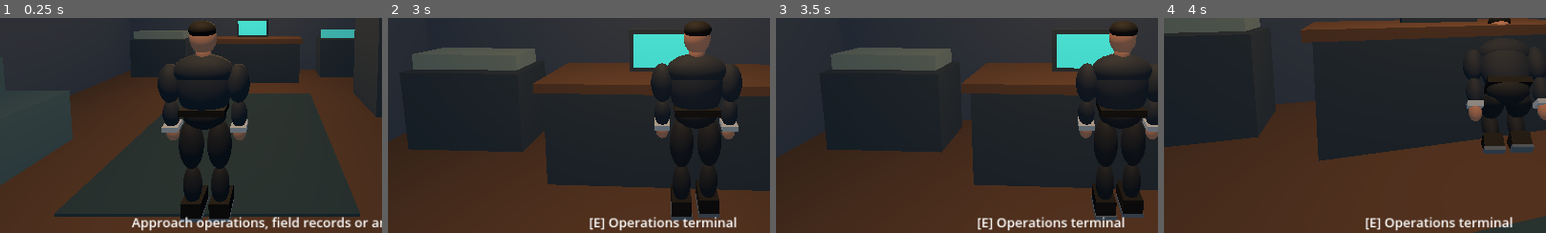
Above: before the commit, frames 1-4 (left to right).
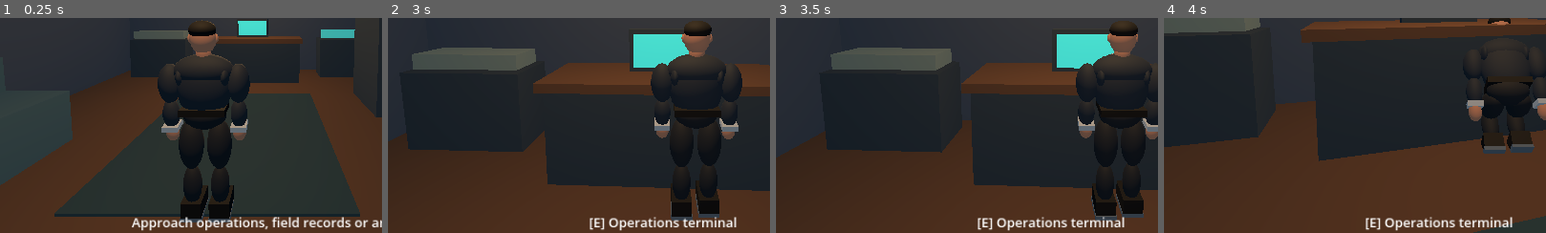
Above: after the commit, the same moments.

Repository: evilsysadmin/ShadowOps-black-protocol
Game: Godot game, scene res://scenes/safehouse.tscn
Two runs of this game, one before a commit and one after it. Both use one fixed random seed, a clock stepped at 60 frames per second and the inputs below.
Inputs (mouse positions are % of the whole screen's width and height, from its top left):
- Up to frame 1 (0.25 s): no input
- Up to frame 2 (3 s): tap Enter at 0.5 s; move the mouse to (55, 50) at 0.52 s; hold W from 0.53 s (still down); tap R at 0.6 s; click (55, 50) at 0.67 s; move the mouse to (45, 50) at 1.27 s; tap C at 1.35 s; move the mouse to (52, 48) at 2.02 s; tap F at 2.1 s; move the mouse to (49, 52) at 2.77 s; tap Q at 2.85 s; click (49, 52) at 2.92 s
- Up to frame 3 (3.5 s): keep holding W
- Up to frame 4 (4 s): keep holding W; move the mouse to (57, 51) at 3.52 s; hold Ctrl from 3.53 s (still down)
The pictures show only the part of the screen within x 14-64%, y 45-95%; the shares and areas given below are measured in that part.

The runs differ from the first frame. In frame 1, less than 0.1% of the frame differs, in the area x 45-60%, y 7-30%; in frame 2, less than 0.1%; in frame 3, less than 0.1%; in frame 4, less than 0.1%.

Commit message:
feat: differentiated procedural character outfits

Diff:
--- a/scripts/agent.gd
+++ b/scripts/agent.gd
@@ -134,7 +134,7 @@
 func build_model() -> void:
 	model = VisualRig.new()
 	add_child(model)
-	model.build(SUIT, TROUSERS)
+	model.build(SUIT, TROUSERS, false, Campaign.deployment_equipment if field_mode and Campaign.equipment_active(Campaign.deployment_equipment) else "")
 
 func _unhandled_input(event: InputEvent) -> void:
 	if not controls_enabled:
--- a/scripts/character_visual.gd
+++ b/scripts/character_visual.gd
@@ -13,8 +13,9 @@
 var shot_pose := 0.0
 var reload_pose := 0.0
 var held_prop: Node3D
+var outfit: Node3D
 
-func build(uniform: Color, trousers: Color, security := false) -> void:
+func build(uniform: Color, trousers: Color, security := false, equipment := "") -> void:
 	var cloth := make_material(uniform)
 	var pants := make_material(trousers)
 	var skin := make_material(Color(0.58, 0.39, 0.29))
@@ -32,11 +33,25 @@
 	ellipsoid(torso, Vector3(0, 0.76, 0), Vector3(0.235, 0.29, 0.235), skin)
 	ellipsoid(torso, Vector3(0, 0.83, 0.025), Vector3(0.24, 0.16, 0.23), leather)
 	ellipsoid(torso, Vector3(0, 0.74, -0.111), Vector3(0.055, 0.07, 0.065), skin)
+	# Low-poly facial and clothing accents, readable from close camera views.
+	var dark := make_material(Color(0.12, 0.10, 0.09))
+	for side in [-1.0, 1.0]:
+		ellipsoid(torso, Vector3(side * 0.116, 0.755, 0.006), Vector3(0.035, 0.073, 0.04), skin)
+		ellipsoid(torso, Vector3(side * 0.047, 0.779, -0.112), Vector3(0.035, 0.015, 0.017), dark)
+		ellipsoid(torso, Vector3(side * 0.19, 0.43, 0), Vector3(0.09, 0.19, 0.29), cloth)
+	cuboid(torso, Vector3(0, 0.699, -0.111), Vector3(0.055, 0.009, 0.012), dark)
 	if security:
 		cuboid(torso, Vector3(-0.13, 0.45, -0.157), Vector3(0.075, 0.09, 0.02), trim)
+		cuboid(torso, Vector3(0, 0.37, 0.17), Vector3(0.29, 0.28, 0.08), leather)
+		cuboid(torso, Vector3(0, 0.832, -0.14), Vector3(0.22, 0.025, 0.13), leather)
 		ellipsoid(torso, Vector3(0, 0.85, 0), Vector3(0.29, 0.11, 0.29), cloth)
 	else:
 		cuboid(torso, Vector3(0, 0.49, -0.155), Vector3(0.115, 0.20, 0.025), shirt)
+		for side in [-1.0, 1.0]:
+			var lapel := joint(torso, Vector3(side * 0.085, 0.47, -0.164))
+			lapel.rotation.z = side * 0.28
+			cuboid(lapel, Vector3.ZERO, Vector3(0.065, 0.21, 0.025), leather)
+		cuboid(torso, Vector3(0, 0.43, -0.178), Vector3(0.036, 0.17, 0.025), dark)
 	for side in [-1.0, 1.0]:
 		var thigh := joint(hips, Vector3(side * 0.125, 0, 0))
 		thighs.append(thigh)
@@ -59,6 +74,22 @@
 	cuboid(held_prop, Vector3(0, -0.075, 0), Vector3(0.065, 0.22, 0.10), trim)
 	cuboid(held_prop, Vector3(0, 0.015, 0.025), Vector3(0.065, 0.10, 0.09), leather)
 	held_prop.hide()
+	outfit = joint(torso, Vector3.ZERO)
+	outfit.name = "FieldOutfit"
+	match equipment:
+		"light_armor":
+			cuboid(outfit, Vector3(0, 0.36, -0.19), Vector3(0.36, 0.32, 0.095), leather)
+			cuboid(outfit, Vector3(0, 0.36, 0.18), Vector3(0.37, 0.34, 0.09), leather)
+			for side in [-1.0, 1.0]:
+				cuboid(outfit, Vector3(side * 0.16, 0.55, 0), Vector3(0.065, 0.055, 0.34), trim)
+		"utility_rig":
+			for side in [-1.0, 1.0]:
+				cuboid(outfit, Vector3(side * 0.17, 0.19, 0.05), Vector3(0.14, 0.15, 0.15), leather)
+			cuboid(outfit, Vector3(0, 0.28, 0.22), Vector3(0.27, 0.27, 0.16), leather)
+		"quiet_kit":
+			for side in [-1.0, 1.0]:
+				cuboid(outfit, Vector3(side * 0.19, 0.24, 0.04), Vector3(0.075, 0.14, 0.19), trim)
+			cuboid(outfit, Vector3(0, 0.50, 0.18), Vector3(0.18, 0.10, 0.07), leather)
 
 func trigger_shot() -> void:
 	shot_pose = 1.0
--- a/tests/campaign_regression.gd
+++ b/tests/campaign_regression.gd
@@ -160,6 +160,8 @@
 			var mark: MeshInstance3D = combat.get("impact_mark")
 			check(is_instance_valid(mark) and mark.get_parent() == combat, "impact marker owned by combat node")
 		var visual: Node3D = agent.get("model")
+		var outfit: Node3D = visual.get("outfit")
+		check(is_instance_valid(outfit) and outfit.get_child_count() == 4, "selected armor has distinct visual outfit")
 		visual.call("trigger_shot")
 		check(is_equal_approx(float(visual.get("shot_pose")), 1.0), "shot triggers visual pulse")
 		visual.call("animate_pose", 0.2, 0.0, false, true, false)
@@ -247,6 +249,9 @@
 	if is_instance_valid(home_agent):
 		check(int(home_agent.get("maximum_health")) == 120, "kit not applied in safehouse")
 		check(home_agent.get("combat") == null, "safehouse combat disabled")
+		var home_visual: Node3D = home_agent.get("model")
+		var home_outfit: Node3D = home_visual.get("outfit")
+		check(home_outfit.get_child_count() == 0, "safehouse excludes field outfit")
 		check(not bool(home_agent.call("use_distraction")), "safehouse distraction disabled")
 		var menu: CanvasLayer = home_agent.get("pause_menu")
 		check(is_instance_valid(menu), "pause menu exists")
